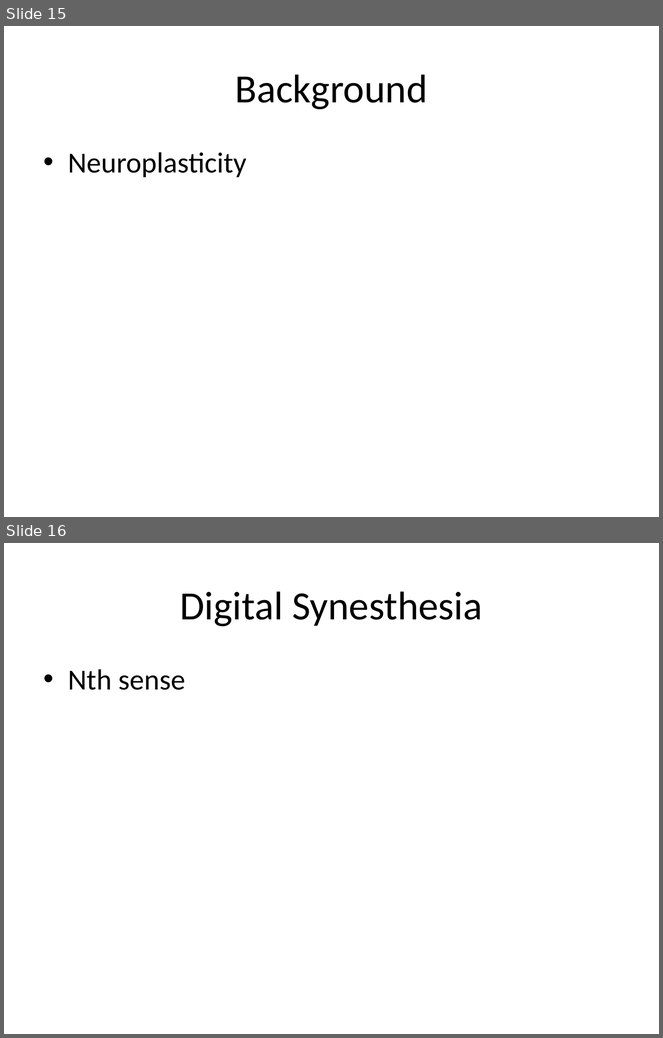
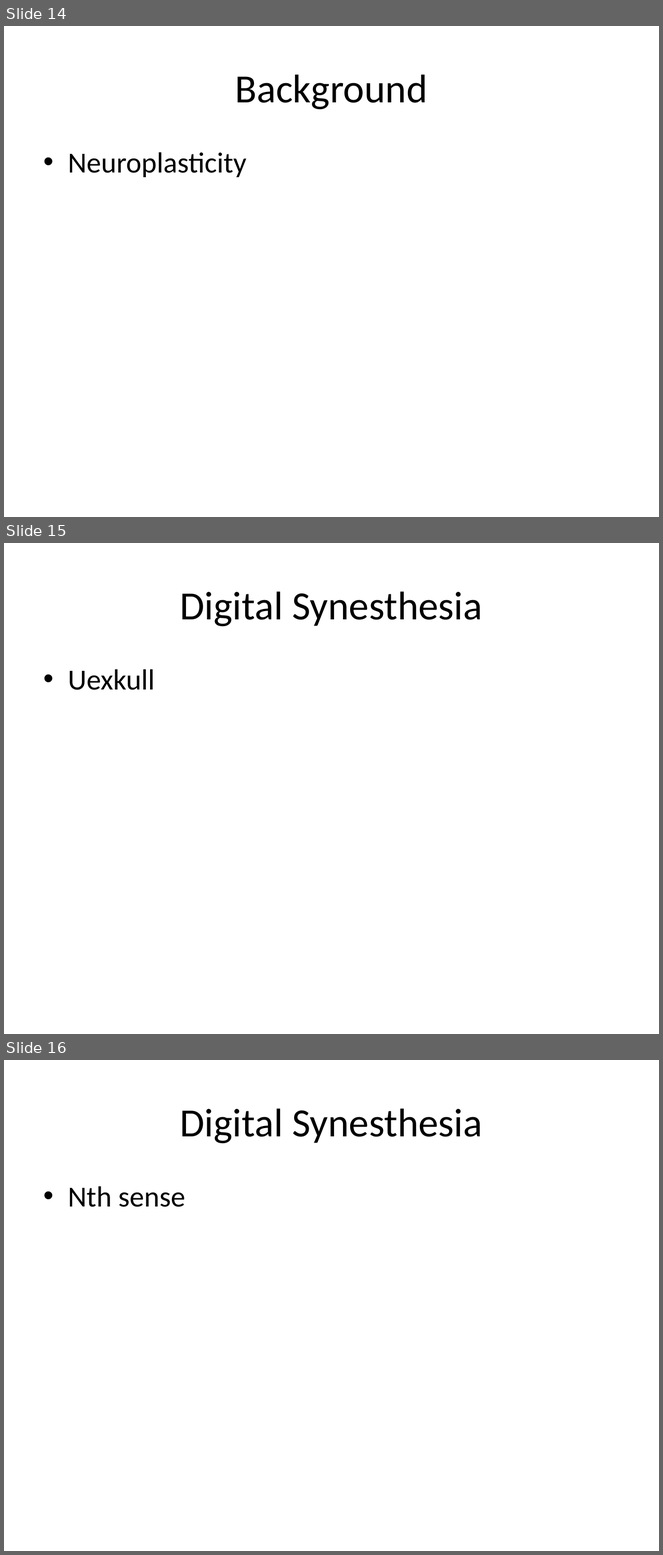
Before and after one commit to TitoAlfaro/PhDThesis, a slide deck: Presentations/Digital Synesthesia Proposal.pptx. Shown one above the other, each under a label of ours: slides 15 and 16 before the commit, slides 14, 15 and 16 after it. The pictures are 663x1038 and 663x1555 pixels, drawn with LibreOffice and Linux fonts; fonts in the diff are those of the drawing. Boxes give left, top, right and bottom in pixels: in the first picture for what was removed or moved away, otherwise in the second. Text is boxed around its words. In the diff, an @@ line names an element or a change of style, - is before the commit and + after.

Commit message:
more presentation

```diff
--- a/Presentations/Digital Synesthesia Proposal.pptx
+++ b/Presentations/Digital Synesthesia Proposal.pptx
@@ slide 15 added at (4,543,659,1034), background #FFFFFF @@
@@ title added at (180,591,482,627), 44 pt, text #000000 @@
+Digital Synesthesia
@@ text added at (68,669,155,690), 32 pt, text #000000 @@
+• Uexkull
@@ what was slide 15 is now slide 14 @@
```
Also in this commit, not shown: 1 slide removed, 1 other file.
